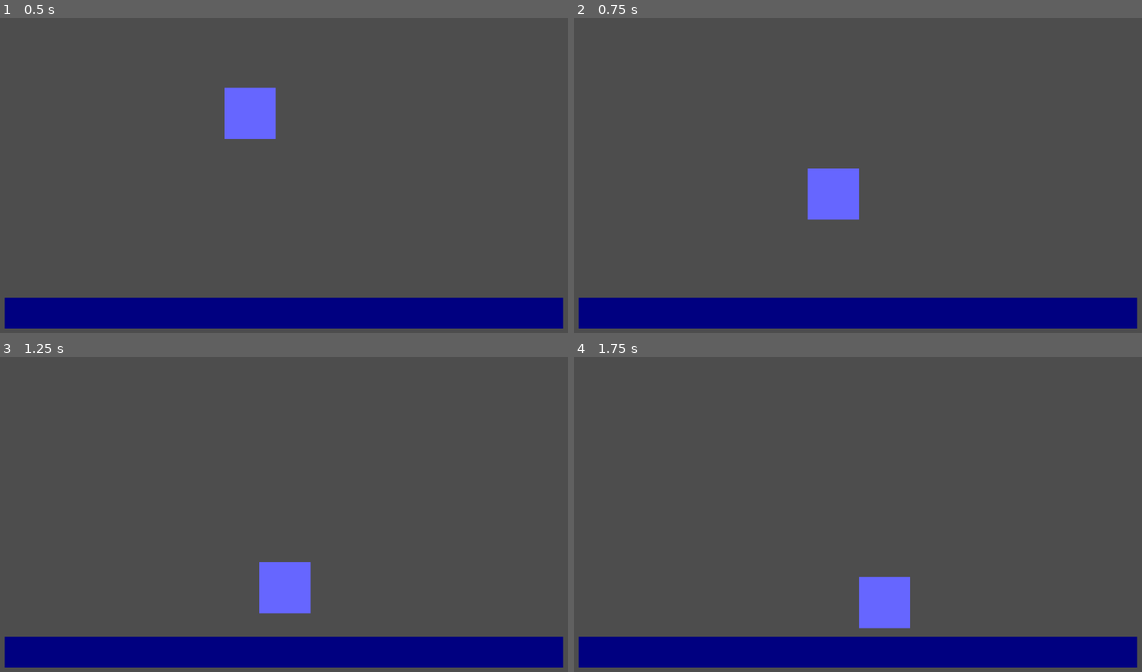
Above: before the commit, frames 1-4 (two rows, left to right).
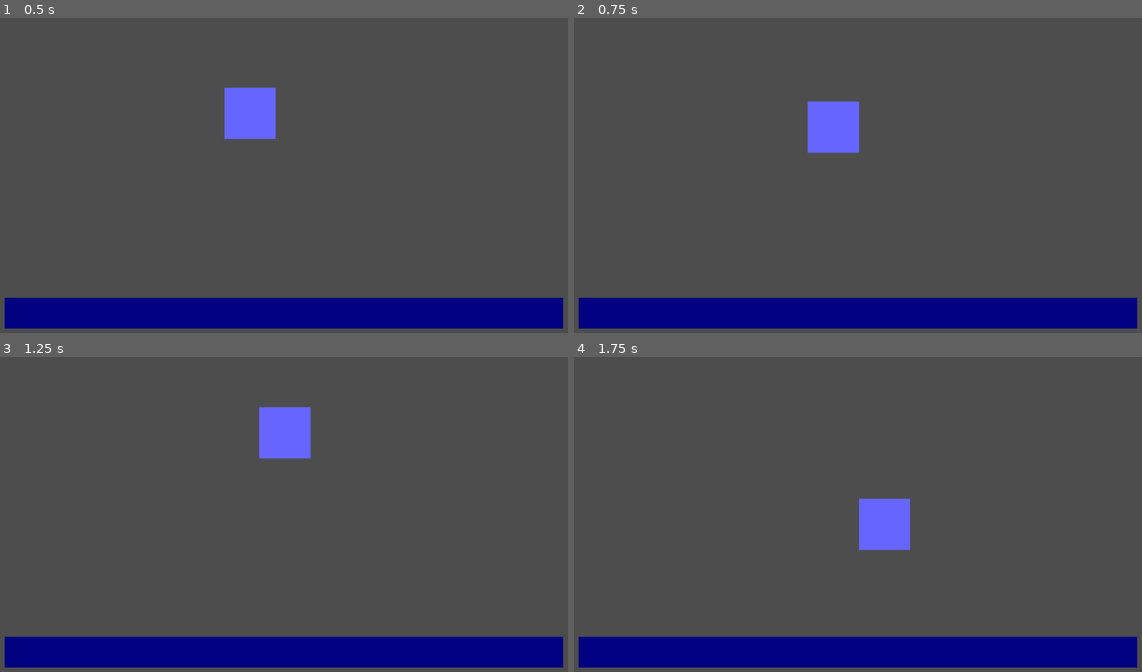
Above: after the commit, the same moments.

Repository: lavisheng/mahoujam
Game: Godot game, scene res://scenes/game.tscn
The game is run twice, just before and just after one commit, with the same random seed, the same clock (stepped at 60 frames per second) and the same inputs.
Inputs:
- Up to frame 1 (0.5 s): no input
- Up to frame 2 (0.75 s): hold D (move_right) from 0.53 s (still down); tap Space (jump) at 0.6 s
- Up to frame 3 (1.25 s): keep holding D (move_right); tap Space (jump) at 0.77, 1.07 s
- Up to frame 4 (1.75 s): keep holding D (move_right); tap Space (jump) at 1.35, 1.52 s

Frame 1 is identical in both runs. In frame 2, 3.0% of the frame differs, in the area x 41-51%, y 26-65%; in frame 3, 3.0%, in the area x 45-55%, y 15-82%; in frame 4, 2.9%.

Commit message:
add multi airjumps

Diff:
--- a/scripts/jump.gd
+++ b/scripts/jump.gd
@@ -3,11 +3,16 @@
 
 @export_subgroup("Settings")
 @export var jump_velocity: float = -350.0
+@export var max_jumps: int = 2
 
 var is_jumping: bool = false
+var jumps_left: int = max_jumps
 
 func handle_jump(body: CharacterBody2D, want_to_jump: bool) -> void:
-	if want_to_jump and body.is_on_floor():
+	if want_to_jump and jumps_left > 0:
 		body.velocity.y = jump_velocity
+		jumps_left -= 1
+	elif body.is_on_floor():  ## placement feels weird
+		jumps_left = max_jumps
 
 	is_jumping = body.velocity.y < 0 and not body.is_on_floor()
Not shown, changed: .gitignore
